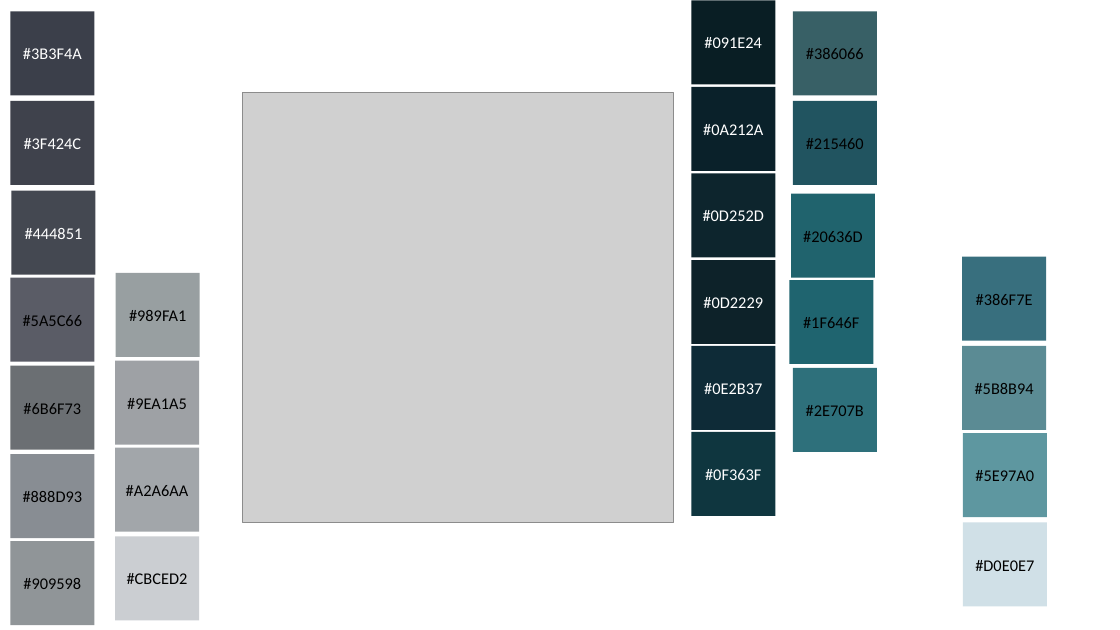
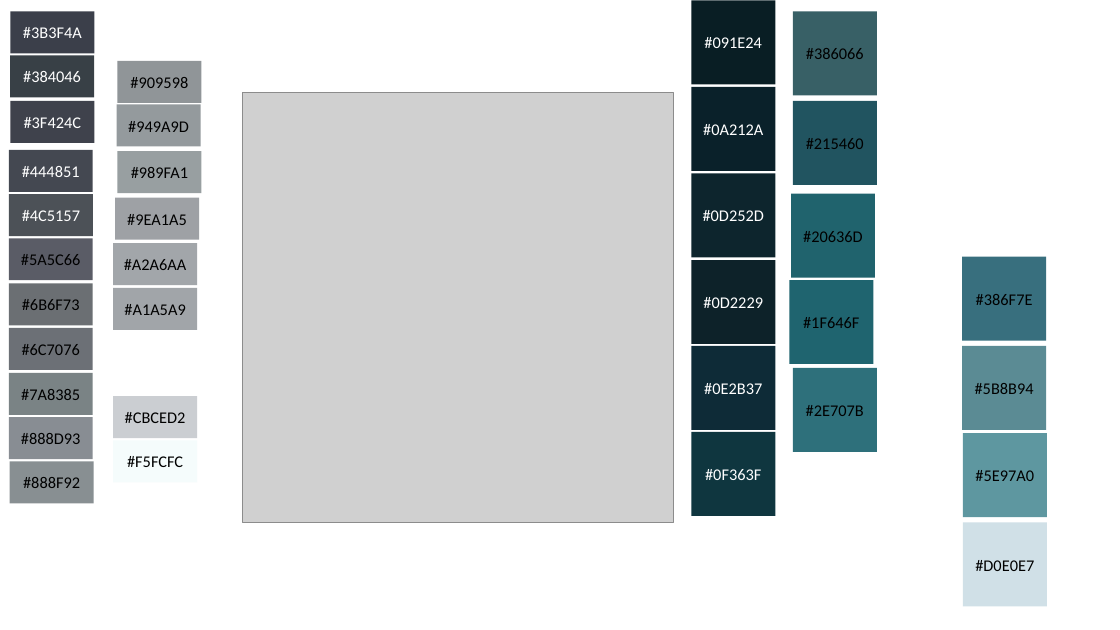
Before and after one commit to fj-dev/gui-design, a slide deck: slide 2 of color-scheme-ideas.pptx. Drawn at 1120x630 pixels with LibreOffice and Linux fonts; fonts in the diff are those of the drawing; grey boxes stand for pictures. Boxes give left, top, right and bottom in pixels: in the first picture for what was removed or moved away, otherwise in the second. Text is boxed around its words. In the diff, an @@ line names an element or a change of style, - is before the commit and + after.

```diff
--- a/color-scheme-ideas.pptx
+++ b/color-scheme-ideas.pptx
@@ rectangle "#3B3F4A": place and size @@
-rectangle "#3B3F4A" at bbox=[10, 12, 94, 96]
+rectangle "#3B3F4A" at bbox=[10, 12, 94, 54]
@@ rectangle added at bbox=[10, 55, 94, 97], fill #384046, 14 pt, text #FFFFFF @@
+#384046
@@ rectangle "#909598": place and size @@
-rectangle "#909598" at bbox=[10, 541, 94, 625]
+rectangle "#909598" at bbox=[118, 61, 202, 103]
@@ rectangle "#3F424C": place and size @@
-rectangle "#3F424C" at bbox=[10, 101, 94, 185]
+rectangle "#3F424C" at bbox=[10, 101, 94, 143]
@@ rectangle added at bbox=[117, 104, 201, 146], fill #949A9D, 14 pt, text #000000 @@
+#949A9D
@@ rectangle "#444851": place and size @@
-rectangle "#444851" at bbox=[12, 191, 96, 275]
+rectangle "#444851" at bbox=[8, 150, 92, 192]
@@ rectangle "#989FA1": place and size @@
-rectangle "#989FA1" at bbox=[116, 273, 200, 357]
+rectangle "#989FA1" at bbox=[118, 151, 202, 193]
@@ rectangle added at bbox=[9, 194, 93, 236], fill #4C5157, 14 pt, text #FFFFFF @@
+#4C5157
@@ rectangle "#9EA1A5": place and size @@
-rectangle "#9EA1A5" at bbox=[115, 360, 199, 444]
+rectangle "#9EA1A5" at bbox=[115, 197, 199, 239]
@@ rectangle "#5A5C66": place and size @@
-rectangle "#5A5C66" at bbox=[10, 278, 94, 362]
+rectangle "#5A5C66" at bbox=[8, 239, 92, 281]
@@ rectangle "#A2A6AA": place and size @@
-rectangle "#A2A6AA" at bbox=[115, 448, 199, 532]
+rectangle "#A2A6AA" at bbox=[113, 243, 197, 285]
@@ rectangle "#6B6F73": place and size @@
-rectangle "#6B6F73" at bbox=[10, 365, 94, 450]
+rectangle "#6B6F73" at bbox=[8, 283, 92, 325]
@@ rectangle added at bbox=[113, 288, 197, 330], fill #A1A5A9, 14 pt, text #000000 @@
+#A1A5A9
@@ rectangle added at bbox=[8, 328, 92, 370], fill #6C7076, 14 pt, text #000000 @@
+#6C7076
@@ rectangle added at bbox=[8, 373, 92, 415], fill #7A8385, 14 pt, text #000000 @@
+#7A8385
@@ rectangle "#888D93": place and size @@
-rectangle "#888D93" at bbox=[10, 455, 94, 539]
+rectangle "#888D93" at bbox=[8, 418, 92, 460]
@@ rectangle "#CBCED2": place and size @@
-rectangle "#CBCED2" at bbox=[115, 536, 199, 620]
+rectangle "#CBCED2" at bbox=[113, 397, 197, 439]
@@ rectangle added at bbox=[113, 440, 197, 482], fill #F5FCFC, 14 pt, text #000000 @@
+#F5FCFC
@@ rectangle added at bbox=[10, 461, 94, 503], fill #888F92, 14 pt, text #000000 @@
+#888F92
```
Also in this commit, not shown: 1 other slide changed, 4 slides added, 1 other file.
